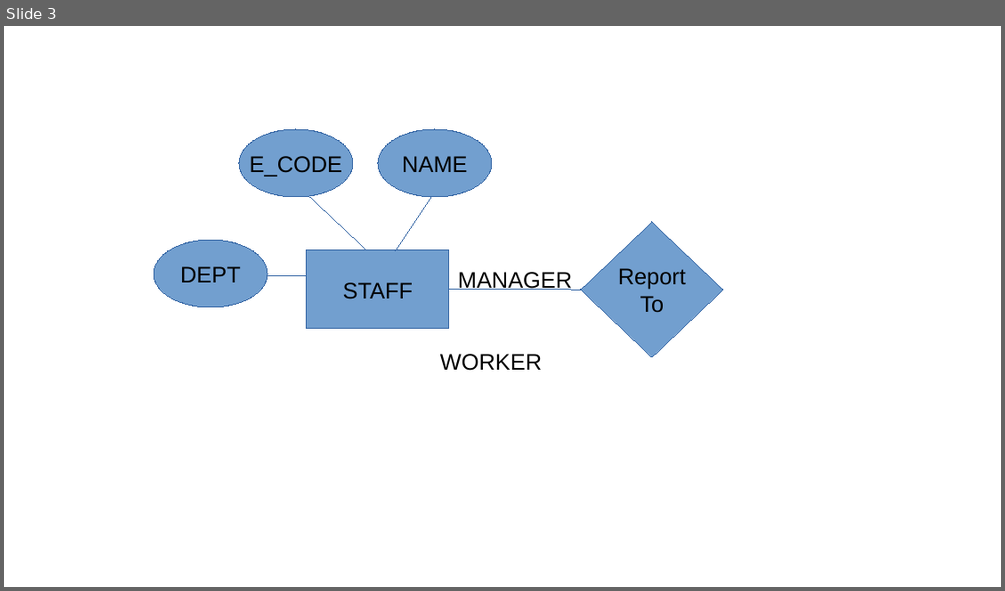
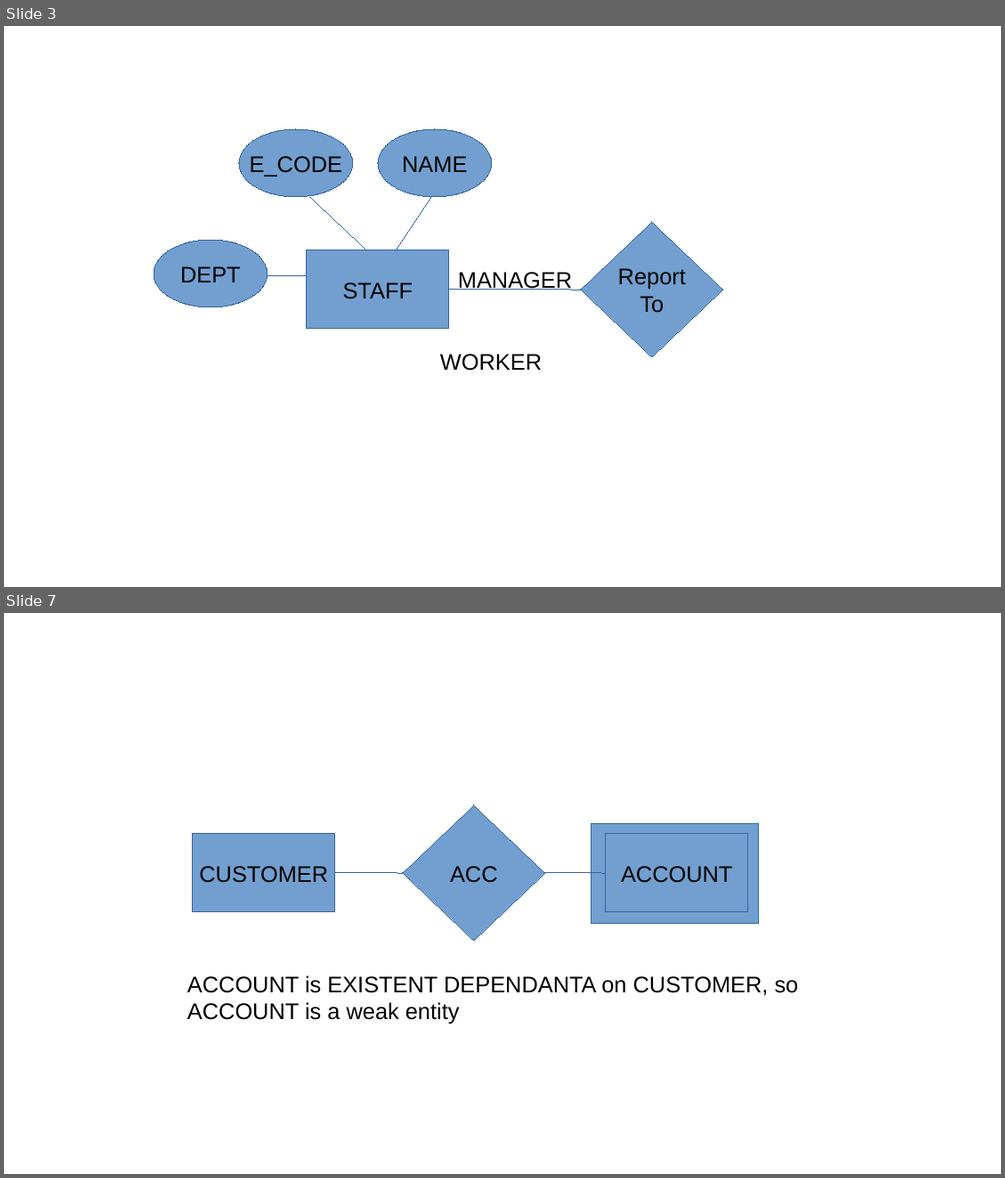
Before and after one commit to rajkumarananthu/workspace, a slide deck: GATE/images/gate_images.pptx. Shown one above the other, each under a label of ours: slide 3 before the commit, slides 3 and 7 after it; the slides between them are not shown. The pictures are 1005x591 and 1005x1178 pixels, drawn with LibreOffice and Linux fonts; fonts in the diff are those of the drawing. Boxes give left, top, right and bottom in pixels: in the first picture for what was removed or moved away, otherwise in the second. Text is boxed around its words. In the diff, an @@ line names an element or a change of style, - is before the commit and + after.

```diff
--- a/GATE/images/gate_images.pptx
+++ b/GATE/images/gate_images.pptx
@@ slide 7 added at box(4, 613, 1001, 1174), background #FFFFFF @@
@@ freeform shape added at box(403, 805, 545, 941), fill #729FCF, outline #3465A4 0.75 pt, 18 pt, text #000000 @@
+ACC
@@ rectangle added at box(591, 824, 760, 924), fill #729FCF, outline #3465A4 0.75 pt @@
@@ rectangle added at box(193, 834, 335, 911), fill #729FCF, outline #3465A4 0.75 pt, 18 pt, text #000000 @@
+CUSTOMER
@@ rectangle added at box(606, 834, 747, 911), fill #729FCF, outline #3465A4 0.75 pt, 18 pt, text #000000 @@
+ACCOUNT
@@ line added from (335, 873) to (403, 873), #3465A4 0.75 pt @@
@@ line added from (545, 873) to (606, 873), #3465A4 0.75 pt @@
@@ text added at box(187, 975, 799, 1024), 18 pt, text #000000 @@
+ACCOUNT is EXISTENT DEPENDANTA on CUSTOMER, so ACCOUNT is a weak entity
```
Also in this commit, not shown: 3 other slides added, 5 other files.
